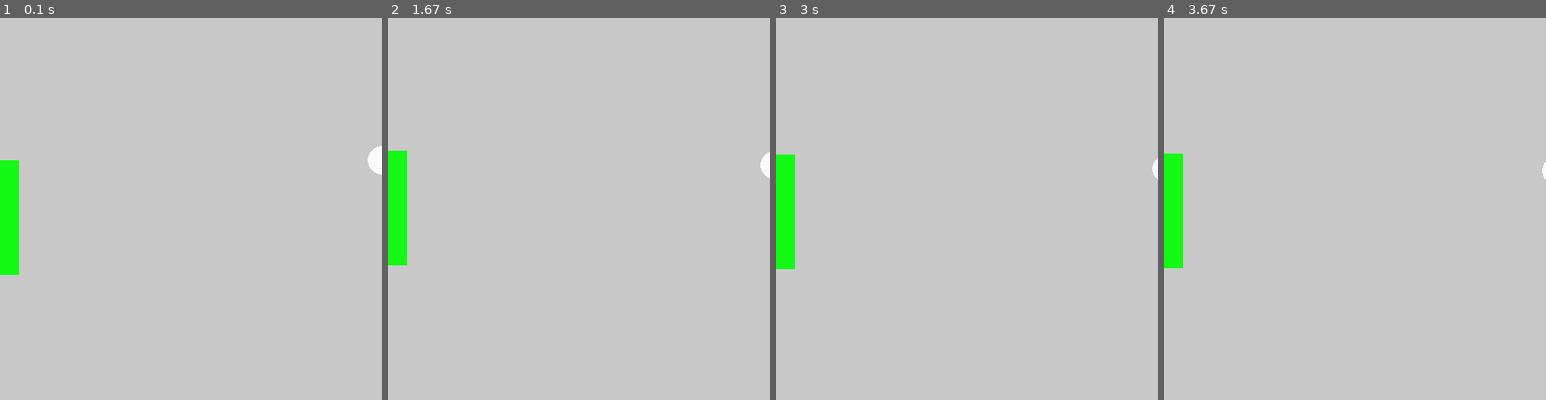
Above: before the commit, frames 1-4 (left to right).
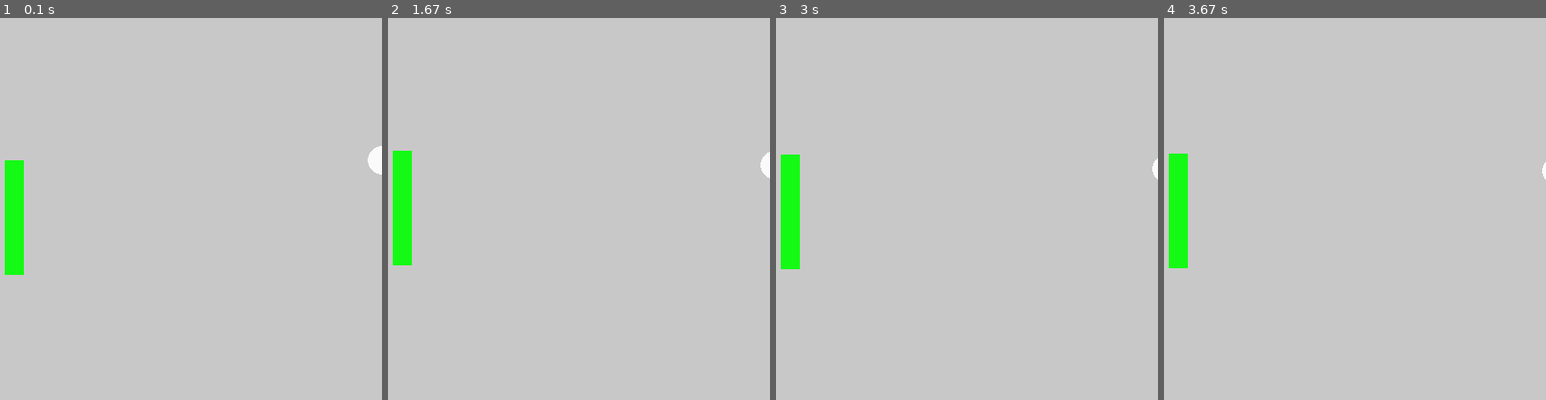
Above: after the commit, the same moments.

Repository: NickTs407/pyGame
Game: pygame game, started from pingpong4.py
Same seed, same stepped clock (60 frames per second), same inputs: the game is played once before the commit and once after it.
Inputs:
- Up to frame 1 (0.1 s): no input
- Up to frame 2 (1.67 s): tap B at 0.33, 1.32 s; hold W 0.67-1.13 s; tap V at 0.82 s; hold S 1.17-1.47 s; hold W from 1.5 s (still down); tap T at 1.65 s
- Up to frame 3 (3 s): release W at 1.87 s; hold S 1.9-2.27 s; tap V at 2.05 s; hold W 2.3-2.6 s; tap B at 2.45 s; hold S 2.63-2.93 s; tap T at 2.78 s; hold W from 2.97 s (still down)
- Up to frame 4 (3.67 s): tap V at 3.12 s; release W at 3.33 s; hold S from 3.37 s (still down); tap B at 3.52 s
The pictures show only the part of the screen within x 0-50%, y 31-81%; the shares and areas given below are measured in that part.

The runs differ from the first frame. In frame 1, 0.8% of the frame differs, in the area x 0-7%, y 37-68%; in frame 2, 0.8%; in frame 3, 0.8%; in frame 4, 0.8%.

Commit message:
pingpong 4 players v

Diff:
--- a/pingpong4.py
+++ b/pingpong4.py
@@ -19,7 +19,7 @@
         pygame.init()
         self.screen = pygame.display.set_mode((win_size, win_size))
         pygame.display.set_caption("Ping Pong 4")
-        self.left_pl = Platform(self, 0, win_size//2, plat_w, plat_h)
+        self.left_pl = Platform(self, 5, win_size//2, plat_w, plat_h)
         self.right_pl = Platform(self, win_size-plat_w, win_size//2, plat_w, plat_h)
         self.up_pl = Platform(self, win_size//2, 0, plat_h, plat_w)
         self.down_pl = Platform(self, win_size//2, win_size-plat_w, plat_h, plat_w)
